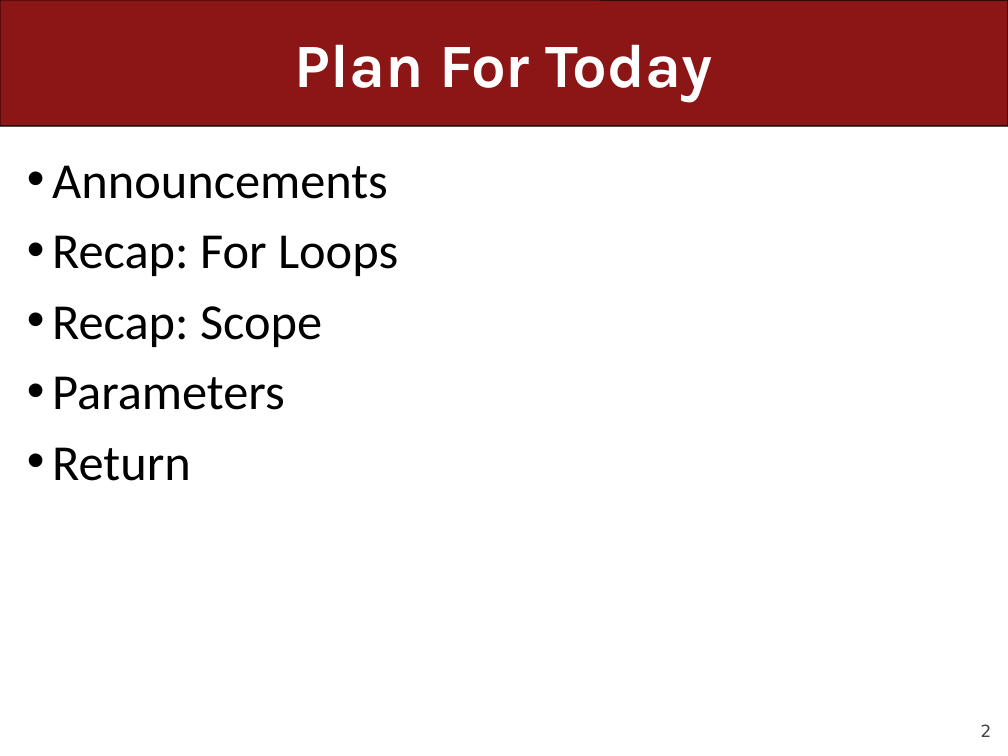
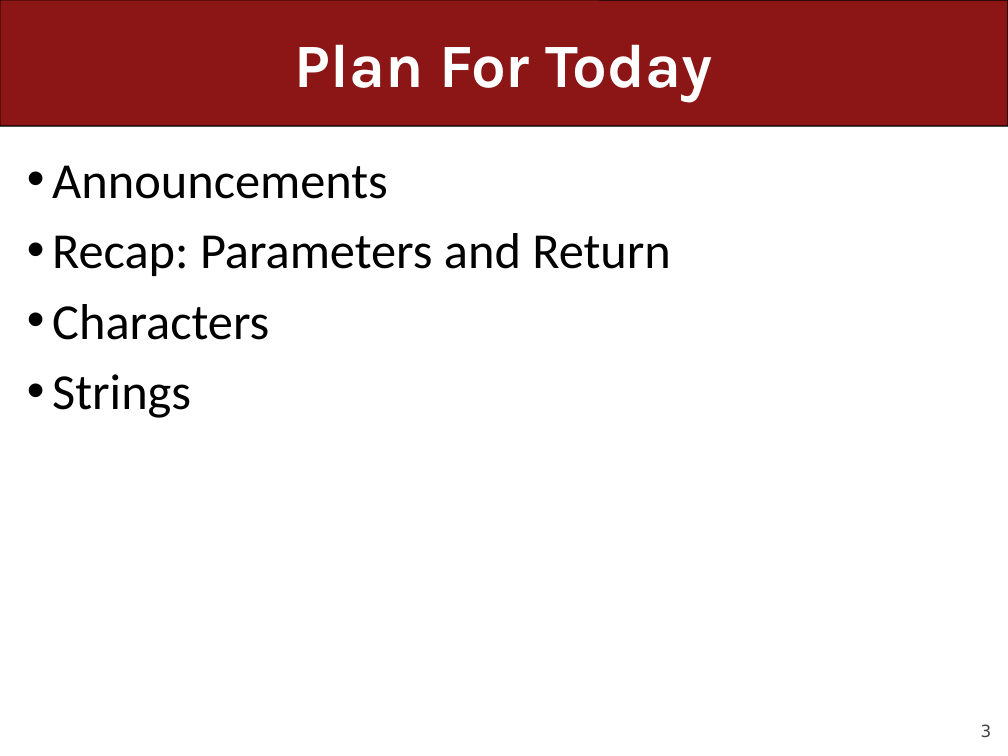
Before and after one commit to ckincaid17/cs106a-summer-2018, a slide deck: slide 3 of WWW/lectures/Lecture8/Lecture8.pptx (slide 2 before the commit). Drawn at 1008x756 pixels with LibreOffice and Linux fonts; fonts in the diff are those of the drawing. Boxes give left, top, right and bottom in pixels: in the first picture for what was removed or moved away, otherwise in the second. Text is boxed around its words. In the diff, an @@ line names an element or a change of style, - is before the commit and + after.

```diff
--- a/WWW/lectures/Lecture8/Lecture8.pptx
+++ b/WWW/lectures/Lecture8/Lecture8.pptx
@@ text at (x1=52, y1=233, x2=671, y2=418): text changed @@
-• Recap: For Loops
-• Recap: Scope
-• Parameters
-• Return
+• Recap: Parameters and Return
+• Characters
+• Strings
@@ page number at (x1=981, y1=724, x2=992, y2=737): text changed @@
-2
+3
```
Also in this commit, not shown: 5 other slides changed, 17 slides added, 23 slides removed, 1 other file.
